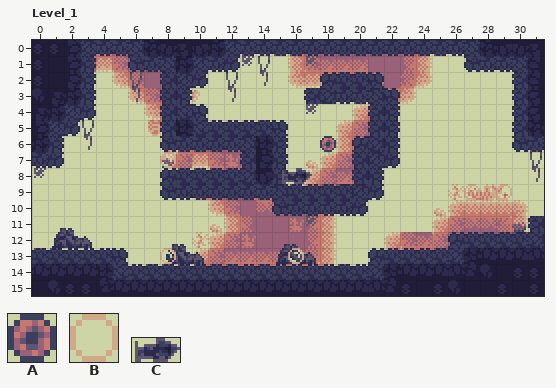
Level history. LDtk project: res/world.ldtk. This is how it looked before the edit.
Cells are 8x8 px. Shown: Level_1 x 0..31, y 0..15. The commit also changed other parts of the map, which this record leaves out.
Key: from "Entities": A 20, B 64, C 100.
Objects are placed by their top-left corner, in cells (3,4 is the top-left corner of cell 3,4); size is 1x1 cell unless given.
Layers that did not change in this view are not listed.
Objects on layer "Entities" before:
A "ENTITY_PRESET_DOUGHNUT" at 18,6
B "ENTITY_PRESET_BUBBLE_SPAWNER" at 8,13
B "ENTITY_PRESET_BUBBLE_SPAWNER" at 16,13
B "ENTITY_PRESET_BUBBLE_SPAWNER" at 8,7
B "ENTITY_PRESET_BUBBLE_SPAWNER" at 27,9
B "ENTITY_PRESET_BUBBLE_SPAWNER" at 29,9
C "ENTITY_PRESET_GHOST_SHARK" at 15.5,8 size 2x1
After:
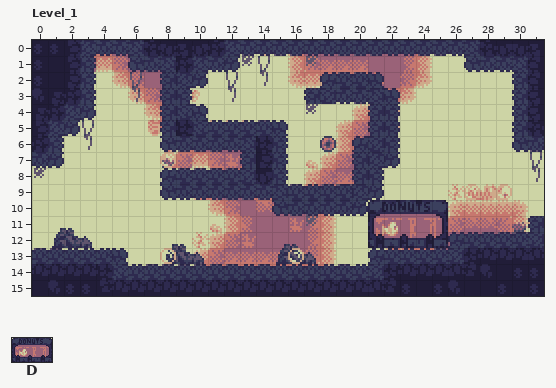
Further tiles: from "Entities": D 160.
Author's note on the commit: checkpoint flare, and mega doughnuts
Changes in this commit:
Layer "Entities":
added: D "ENTITY_PRESET_CHECKPOINT" at 21,10 size 5x3
removed: C "ENTITY_PRESET_GHOST_SHARK" at 15.5,8 size 2x1
